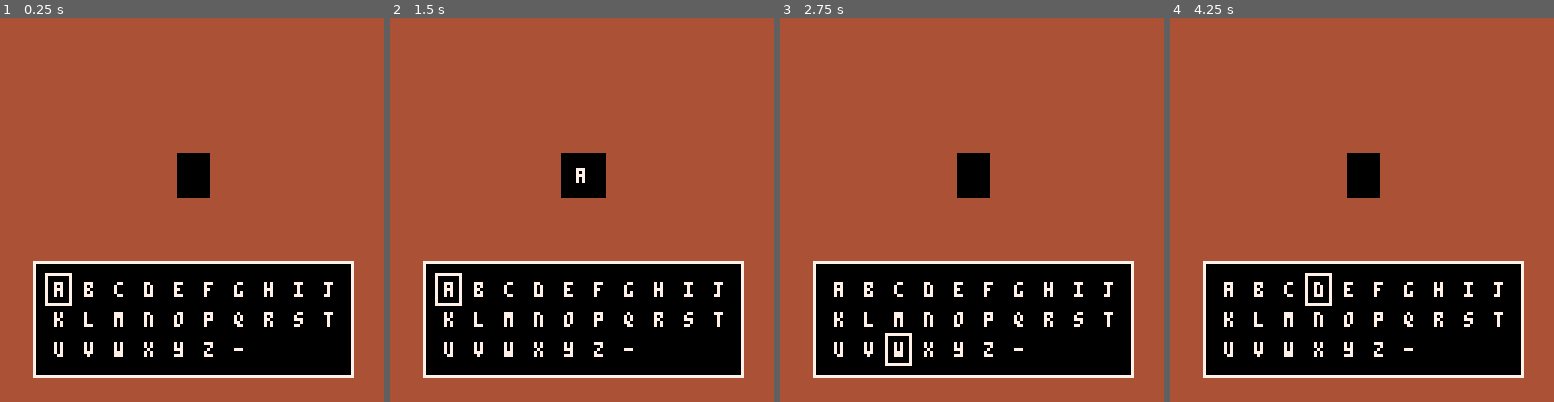
Above: before the commit, frames 1-4 (left to right).
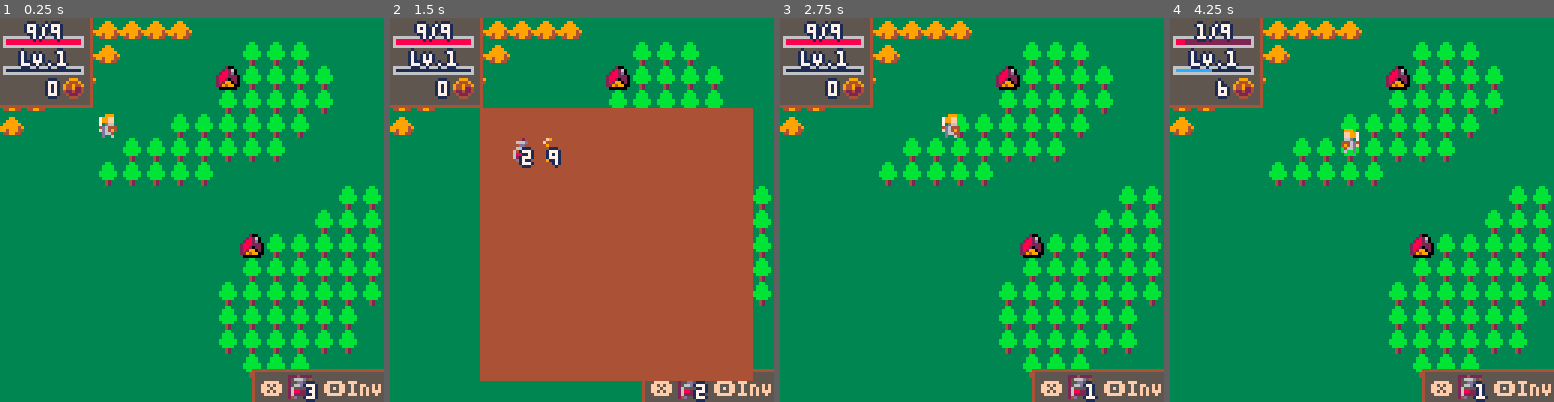
Above: after the commit, the same moments.

Repository: aureliendossantos/tinytale-pico-8
Game: PICO-8 cartridge tinytale.p8
The game is run twice, just before and just after one commit, with the same random seed, the same clock (stepped at 60 frames per second) and the same inputs.
Inputs:
- Up to frame 1 (0.25 s): no input
- Up to frame 2 (1.5 s): tap X (X key) at 0.33, 1.07 s; tap O (Z key) at 0.7 s
- Up to frame 3 (2.75 s): hold Right 1.6-2.1 s; tap O (Z key) at 1.7, 2.1, 2.5 s; tap X (X key) at 1.85 s; hold Up 2.15-2.42 s; hold Right from 2.47 s (still down)
- Up to frame 4 (4.25 s): tap O (Z key) every 0.4 s from 2.9 to 4.1 s; tap X (X key) at 2.97, 4.08 s; release Right at 3.03 s; hold Left 3.08-3.58 s; hold Down 3.63-3.97 s; hold Right from 4.02 s (still down)

The runs differ from the first frame. In frame 1, 99% of the frame differs, in the area x 0-100%, y 0-100%; in frame 2, 71%; in frame 3, 99%; in frame 4, 99%.

Commit message:
hud, animations

Diff:
--- /dev/null
+++ b/actions.lua
@@ -0,0 +1,4 @@
+function heal(amount)
+    sfx(0)
+    p.hp += amount
+end
--- a/battles.lua
+++ b/battles.lua
@@ -1,27 +1,37 @@
 function battle()
-    sfx(0)
 
-    local enemy = clone_table(enemies[rnd(terrains[cur_terrain].enemies)])
-    --battle loop
-    while not should_battle_end(enemy) do
-        attack(p, enemy)
-        if should_battle_end(enemy) then
-            break
+    enemy = clone_table(enemies[rnd(terrains[cur_terrain].enemies)])
+
+    if p.anim_timer > 0.7 then
+        sfx(0)
+        --battle loop
+        while not should_battle_end(enemy) do
+            attack(p, enemy)
+            if should_battle_end(enemy) then
+                break
+            end
+            attack(enemy, p)
         end
-        attack(enemy, p)
+        --battle end message
+        if p.hp <= 0 then
+            add(log, enemy.name.." has slained "..p.name.."...")
+        else
+            add(log, p.name.." has slained a "..enemy.name)
+        end
+        --rewards
+        p.exp += enemy.exp
+        p.gold += enemy.gold
+        --reset
+        enemy = nil
+        steps = 0
+        steps_goal_set = false
     end
-    --battle end message
-    if p.hp <= 0 then
-        add(log, enemy.name.." has slained "..p.name.."...")
-    else
-        add(log, p.name.." has slained a "..enemy.name)
+end
+
+function draw_battle()
+    if enemy then
+        spr(enemy.spr, p.x*8 - p.ox/2, p.y*8 - p.oy/2)
     end
-
-    p.exp += enemy.exp
-    p.gold += enemy.gold
-
-    steps = 0
-    steps_goal_set = false
 end
 
 function should_battle_end(enemy)
--- a/database.lua
+++ b/database.lua
@@ -2,16 +2,23 @@
 
 --player properties
 p = {
-    x = 3,
-    y = 3,
+    x = 4,
+    y = 4,
+    ox = 0,
+    oy = 0,
+    start_ox = 0,
+    start_oy = 0,
+    flip = false,
+    anim_timer = 0,
     name = "player",
-    level = 1
+    level = 1,
+    gold = 0
 }
 
 --evolution curves
 --base that will be altered by equipment
 function calc_hp_curve()
-    return 5 + 5 * p.level
+    return 4 + 5 * p.level
 end
 function calc_exp_curve()
     return 100 * p.level
@@ -20,18 +27,17 @@
     return 1 * p.level
 end
 
-inv = {
-    {1, 3},
-    {2, 9}
-}
-
 items = {
     {
         name = "pOTION",
-        spr = 32
+        posessed = 3,
+        spr = 32,
+        type = "consumable",
+        effect = function() heal(5) end
     },
     {
         name = "kEY",
+        posessed = 9,
         spr = 33
     }
 }
@@ -39,6 +45,7 @@
 enemies = {
     {
         name = "slime",
+        spr = 17,
         hp = 1,
         damage = 1,
         exp = 10,
@@ -46,7 +53,8 @@
     },
     {
         name = "goblin",
-        hp = 2,
+        spr = 18,
+        hp = 3,
         damage = 2,
         exp = 25,
         gold = 3
--- /dev/null
+++ b/easing.lua
@@ -0,0 +1,104 @@
+-- easing functions
+-- doc_robs
+
+-- easing(t,b,c,d)
+-- t = current time
+-- b = starting location
+-- c = change in location
+-- d = total time to finish
+
+function linear_easing(t,b,c,d)
+ return c * t / d + b
+end
+
+function quad_in(t,b,c,d)
+ t /= d
+    return c*t*t + b
+end
+
+function quad_out(t,b,c,d)
+ t /= d
+    return -c * t*(t-2) + b
+end
+
+function quad_in_out(t,b,c,d)
+ t /= d/2
+    if (t < 1) return c/2*t*t + b
+    t-=1
+    return -c/2 * (t*(t-2) - 1) + b
+end
+
+function cubic_in(t,b,c,d)
+ t /= d
+    return c*t*t*t + b
+end
+
+function cubic_out(t,b,c,d)
+ t /= d
+    t-=1
+    return c*(t*t*t + 1) + b
+end
+
+function cubic_in_out(t,b,c,d)
+ t /= d/2
+    if (t < 1) return c/2*t*t*t + b
+    t-=2
+    return c/2*(t*t*t + 2) + b
+end
+
+function circular_in(t,b,c,d)
+ t /= d
+    return -c * (sqrt(1 - t*t) - 1) + b
+end
+
+function circular_out(t,b,c,d)
+ t /= d
+    t-=1
+    return c * sqrt(1 - t*t) + b
+end
+
+function circular_in_out(t,b,c,d)
+ t /= d/2
+    if (t < 1) return -c/2 * (sqrt(1 - t*t) - 1) + b
+    t-=2
+    return c/2 * (sqrt(1 - t*t) + 1) + b
+end
+
+function bounce_out(t,b,c,d)
+    t/=d
+    if t < (1/2.75) then
+        return c*(7.5625*t*t) + b
+    elseif (t < (2/2.75)) then
+        t-=(1.5/2.75)
+        return c*(7.5625*t*t + 0.75) + b
+    elseif (t < (2.5/2.75)) then
+     t-=(2.25/2.75)
+        return c*(7.5625*t*t + 0.9375) + b
+    else
+        t-=(2.625/2.75)
+        return c*(7.5625*t*t + 0.984375) + b
+    end
+end
+
+function elastic_out(t,b,c,d)
+    t/=d
+    local ts = t * t
+ local tc = ts*t
+ return b+c*(33*tc*ts + -106*ts*ts + 126*tc + -67*ts + 15*t)
+end
+
+function elastic_in_out(t,b,c,d)
+    t/=d
+    local ts = t * t
+ local tc = ts*t
+ if t<0.3 then
+     return b+c*(56*tc*ts + -105*ts*ts + 60*tc + -10*ts + 0*t)
+ elseif t>0.7 then
+  return b+c*(56*tc*ts + -175*ts*ts + 200*tc + -100*ts + 20*t)
+ else
+        lt=(t-0.3)/0.4
+        lc=0.98884*c
+        lb=b+lc*(0.00558)
+     return lc * lt + lb
+ end
+end
--- a/hud.lua
+++ b/hud.lua
@@ -2,49 +2,92 @@
     log_opened = false
     log_y = 128
     menuitem(2, "event log", function() toggle_log() end)
+
+    bar = {timer = 0}
+
+    function bar:new(value)
+        new_bar = {
+            start = value,
+            printed = value,
+            final_value = value
+        }
+        setmetatable(new_bar, self)
+        self.__index = self
+        return new_bar
+    end
+
+    function bar:update(monitored_value)
+        --example: if current value different from real hp
+        if self.final_value ~= monitored_value then
+            self.timer = 0
+            self.start = self.printed
+            self.final_value = monitored_value
+        end
+        --timer 1 = end of animation
+        self.timer = min(1, self.timer + 0.05)
+        self.printed = circular_out(self.timer, self.start, self.final_value - self.start, 1)
+    end
+
+    hp_bar = bar:new(p.hp)
+    exp_bar = bar:new(p.exp)
+    gold_bar = bar:new(p.gold)
 end
 
 function update_hud()
+    hp_bar:update(p.hp)
+    exp_bar:update(p.exp)
+    gold_bar:update(p.gold)
+
     update_log()
 end
 
 function draw_hud()
     draw_player_status()
+    draw_inventory_corner()
     draw_log()
 end
 
 function draw_player_status()
     local w = 30
-    local h = 27
-    --[[
+    local h = 29
+
     rect(-1, -1, w, h, 4)
-    fillp(0b1010010110100101.1)
     rectfill(0, 0, w-1, h-1, 5)
-    fillp(0)
-    --]]
-    rect(1, 4, w-2, 7, 6)
-    rectfill(2, 5, 27, 6, 8)
-    rect(1, 13, w-2, 15, 6)
-    line(2, 14, 27, 14, 12)
-    local y = 18
-    for i=1,19,9 do
-        spr(35, i, y)
-    end
-    spr(32, 1, y)
-    spr(33, 10, y)
-    for entry in all(inv) do
-        if entry[1] == 1 then
-            print_shaded(entry[2], 3, y+4)
-        elseif entry[1] == 2 then
-            print_shaded(entry[2], 12, y+4)
-        end
-    end
-    spr(34, 19, y)
-    print_shaded(p.gold, 21, y+4, 7)
-    local hp = p.hp.."/"..p.hp_max
-    print_shaded(hp, 4, 2, 7)
-    print_shaded(p.exp.."/"..p.exp_max, 4, 10, 7)
-    --print("lv."..p.level, 1, 14, 9)
+
+    draw_bar(1, 6, 27, 2, hp_bar.printed, p.hp_max, 8, 2)
+    local str = flr(hp_bar.printed).."/"..p.hp_max
+    print_shaded(str, 15-#str*2, 2, 7)
+
+    draw_bar(1, 16, 27, 1, exp_bar.printed, calc_exp_curve(), 12, 1)
+    str = "lV."..p.level
+    print_shaded(str, 15-#str*2, 11, 9)
+
+    local y = 20
+    spr(34, 21, y)
+    str = tostr(ceil(gold_bar.printed))
+    print_shaded(str, 20-#str*4, y+1, 7)
+end
+
+function draw_bar(x, y, w, h, cur_value, max_value, fill_col, back_col)
+    rectfill(x, y+1, 27, y+h, back_col)
+    rectfill(x, y+1, 1 + cur_value * (w-1) / max_value, y+h, fill_col)
+    rect(x, y, w, y+h+1, 6)
+end
+
+function draw_inventory_corner()
+    local x = 84
+    local y = 117
+    rect(x, y, 128, 128, 4)
+    rectfill(x+1, y+1, 128, 128, 5)
+    x += 3
+    y += 2
+    print("❎", x, y+2, 15)
+    x += 9
+    spr(35, x, y)
+    spr(32, x, y)
+    print_shaded(items[1].posessed, x+6, y+3)
+    x += 12
+    print("🅾️iNV", x, y+2, 15)
 end
 
 function toggle_log()
--- a/inventory.lua
+++ b/inventory.lua
@@ -1,28 +1,34 @@
 function init_inventory()
+    inv_x, inv_y, inv_w, inv_h = 128, 30, 90, 90
     inventory_opened = false
-    menuitem(1, "inventory", function() toggle_inventory() end)
 end
 
-function toggle_inventory()
-    inventory_opened = not inventory_opened
+function open_inventory()
     log_opened = false
+    _upd = update_inventory
+    inv_x = 30
+end
+
+function close_inventory()
+    _upd = update_map
+    inv_x = 128
 end
 
 function update_inventory()
-    if inventory_opened then
-        if (btn(🅾️)) toggle_inventory()
-    end
+    --change of scene:
+    if (btnp_o) close_inventory()
 end
 
 function draw_inventory()
-    if inventory_opened then
-        local x, y, w, h = 30, 30, 90, 90
-        rectfill(x, y, x+w, y+h, 4)
-        for entry in all(inv) do
-            local item = items[entry[1]]
-            spr(item.spr, x+10, y+10)
-            print(entry[2], x+12, y+14, 7)
-            x += 9
+    local x, y, w, h = inv_x, inv_y, inv_w, inv_h
+    rectfill(x, y, x+w, y+h, 4)
+    for item in all(items) do
+        if item.posessed then
+            if item.posessed > 0 then
+                spr(item.spr, x+10, y+10)
+                print_shaded(item.posessed, x+14, y+14)
+                x += 9
+            end
         end
     end
 end
--- a/main_loop.lua
+++ b/main_loop.lua
@@ -1,6 +1,6 @@
 function _init()
     init_database()
-    test_mode = false
+    test_mode = true
     if test_mode == true then
         go_to_map()
     else
@@ -16,13 +16,8 @@
     _drw = draw_map
 end
 
-function _update()
-    if not inventory_opened then
-        btn_up,btn_left,btn_down,btn_right=btn(⬆️),btn(⬅️),btn(⬇️),btn(➡️)
-        btnp_up,btnp_left,btnp_down,btnp_right=btnp(⬆️),btnp(⬅️),btnp(⬇️),btnp(➡️)
-        btn_x,btn_o=btn(❎),btn(🅾️)
-        btnp_x,btnp_o=btnp(❎),btnp(🅾️)
-    end
+function _update60()
+    update_buttons()
     _upd()
 end
 
--- /dev/null
+++ b/player.lua
@@ -0,0 +1,57 @@
+function init_player()
+    local hp = calc_hp_curve()
+    p.hp, p.hp_max = hp, hp
+    p.exp, p.exp_max = 0, calc_exp_curve()
+    p.damage = calc_damage_curve()
+end
+
+function update_player_stats()
+    if p.exp >= p.exp_max then
+        add(log, "level up!")
+        p.exp = 0
+        p.level += 1
+        p.exp_max = calc_exp_curve()
+        p.hp_max = calc_hp_curve()
+        p.hp = p.hp_max
+        p.damage = calc_damage_curve()
+    end
+    p.hp = mid(0, p.hp, p.hp_max)
+end
+
+function player_movement()
+    newx, newy = p.x, p.y
+    local dirx, diry = {-1, 1, 0, 0}, {0, 0, -1, 1}
+    for i=1,4 do
+        if btn(i-1) then
+            local dirx, diry = dirx[i], diry[i]
+            newx += dirx
+            newy += diry
+            newox = -dirx*8
+            newoy = -diry*8
+            if (dirx < 0) p.flip = true
+            if (dirx > 0) p.flip = false
+            break --can't register multiple buttons
+        end
+    end
+    if (newx ~= p.x or newy ~= p.y) and can_move() then
+        p.x, p.y = newx, newy
+        p.start_ox, p.start_oy = newox, newoy
+        p.anim_timer = 0
+        steps += 1
+    end
+end
+
+function player_animation()
+    p.anim_timer = min(p.anim_timer + 0.075, 1)
+    p.ox = p.start_ox * (1 - p.anim_timer)
+    p.oy = p.start_oy * (1 - p.anim_timer)
+    if p.anim_timer == 1 then
+        p.busy = false
+    else
+        p.busy = true --won't move or do other actions while busy
+    end
+end
+
+function draw_player()
+    spr(16, p.x*8 + p.ox, p.y*8 + p.oy, 1, 1, p.flip)
+end
--- a/player_stats.lua
+++ /dev/null
@@ -1,19 +0,0 @@
-function init_player_stats()
-    local hp = calc_hp_curve()
-    p.hp, p.hp_max = hp, hp
-    p.exp, p.exp_max = 0, calc_exp_curve()
-    p.damage = calc_damage_curve()
-    p.gold = 0
-end
-
-function update_player_stats()
-    if p.exp >= p.exp_max then
-        add(log, "level up!")
-        p.exp = 0
-        p.level += 1
-        p.exp_max = calc_exp_curve()
-        p.hp_max = calc_hp_curve()
-        p.hp = p.hp_max
-        p.damage = calc_damage_curve()
-    end
-end
--- a/scene_map.lua
+++ b/scene_map.lua
@@ -1,5 +1,5 @@
 function init_map()
-    init_player_stats()
+    init_player()
     init_inventory()
     init_hud()
     steps = 0
@@ -9,7 +9,7 @@
 end
 
 function update_map()
-    player_movement()
+    if (not p.busy) player_movement()
     update_terrain_number()
     if not steps_goal_set or terrain_changed then
         new_steps_goal()
@@ -17,20 +17,20 @@
     if steps_goal_set and steps >= steps_goal then
         battle()
     end
+    update_hud()
+    update_quick_item()
     update_player_stats()
-    update_hud()
-    update_inventory()
+    player_animation()
+    --change of scene:
+    if (btnp_o) open_inventory()
 end
 
-function player_movement()
-    newx, newy = p.x, p.y
-    if (btnp_up) newy -= 1
-    if (btnp_down) newy += 1
-    if (btnp_left) newx -= 1
-    if (btnp_right) newx += 1
-    if (newx ~= p.x or newy ~= p.y) and can_move() then
-        p.x, p.y = newx, newy
-        steps += 1
+function update_quick_item()
+    if btnp_x then
+        if items[1].posessed > 0 then
+            items[1].effect()
+            items[1].posessed -= 1
+        end
     end
 end
 
@@ -48,17 +48,21 @@
 
 function new_steps_goal()
     local t = terrains[cur_terrain]
-    local lower, upper = t.min_steps, t.max_steps
-    local difference = upper - lower
-    steps_goal = lower + flr(rnd(difference + 1))
-
-    steps_goal_set = true
+    if t then
+        local lower, upper = t.min_steps, t.max_steps
+        local difference = upper - lower
+        steps_goal = lower + flr(rnd(difference + 1))
+        steps_goal_set = true
+    else
+        steps_goal_set = false
+    end
 end
 
 function draw_map()
     cls()
     map()
-    spr(16, p.x*8, p.y*8)
+    draw_player()
+    draw_battle()
     draw_hud()
     draw_inventory()
 end
--- a/tinytale.p8
+++ b/tinytale.p8
@@ -4,13 +4,15 @@
 --tinytale
 --aurelien dos santos
 
+#include actions.lua
 #include battles.lua
 #include database.lua
+#include easing.lua
 #include hud.lua
 #include inventory.lua
 #include main_loop.lua
 #include picoboard.lua
-#include player_stats.lua
+#include player.lua
 #include scene_map.lua
 #include title.lua
 #include tools.lua
@@ -39,18 +41,33 @@
 
 
 
+…(8 lines of a section not shown)…
 __gff__
-0002040100000000000000000000000000000000000000000000000000000000000000000000000000000000000000000000000000000000000000000000000000000000000000000000000000000000000000000000000000000000000000000000000000000000000000000000000000000000000000000000000000000000
+0002040180000000000000000000000000000000000000000000000000000000000000000000000000000000000000000000000000000000000000000000000000000000000000000000000000000000000000000000000000000000000000000000000000000000000000000000000000000000000000000000000000000000
 0000000000000000000000000000000000000000000000000000000000000000000000000000000000000000000000000000000000000000000000000000000000000000000000000000000000000000000000000000000000000000000000000000000000000000000000000000000000000000000000000000000000000000
 __map__
-0103030303030303010101010101010100000000000000000000000000000000000000000000000000000000000000000000000000000000000000000000000000000000000000000000000000000000000000000000000000000000000000000000000000000000000000000000000000000000000000000000000000000000
-0303030303010101010102020201010100000000000000000000000000000000000000000000000000000000000000000000000000000000000000000000000000000000000000000000000000000000000000000000000000000000000000000000000000000000000000000000000000000000000000000000000000000000
-0303030301010101010102020202010100000000000000000000000000000000000000000000000000000000000000000000000000000000000000000000000000000000000000000000000000000000000000000000000000000000000000000000000000000000000000000000000000000000000000000000000000000000
-0303010101010101010202020202010100000000000000000000000000000000000000000000000000000000000000000000000000000000000000000000000000000000000000000000000000000000000000000000000000000000000000000000000000000000000000000000000000000000000000000000000000000000
-0301010101010102020202020201010100000000000000000000000000000000000000000000000000000000000000000000000000000000000000000000000000000000000000000000000000000000000000000000000000000000000000000000000000000000000000000000000000000000000000000000000000000000
-0101010101020202020202020101010100000000000000000000000000000000000000000000000000000000000000000000000000000000000000000000000000000000000000000000000000000000000000000000000000000000000000000000000000000000000000000000000000000000000000000000000000000000
-0101010102020202020101010101010100000000000000000000000000000000000000000000000000000000000000000000000000000000000000000000000000000000000000000000000000000000000000000000000000000000000000000000000000000000000000000000000000000000000000000000000000000000
-0101010101010101010101010101010100000000000000000000000000000000000000000000000000000000000000000000000000000000000000000000000000000000000000000000000000000000000000000000000000000000000000000000000000000000000000000000000000000000000000000000000000000000
-0101010101010101010101010101010100000000000000000000000000000000000000000000000000000000000000000000000000000000000000000000000000000000000000000000000000000000000000000000000000000000000000000000000000000000000000000000000000000000000000000000000000000000
+0103030303030303010101010101010101010101010101010101010101010100000000000000000000000000000000000000000000000000000000000000000000000000000000000000000000000000000000000000000000000000000000000000000000000000000000000000000000000000000000000000000000000000
+0303030303010101010102020201010101010101010101010101010101010100000000000000000000000000000000000000000000000000000000000000000000000000000000000000000000000000000000000000000000000000000000000000000000000000000000000000000000000000000000000000000000000000
+0303030301010101010402020202010101010101010101010101010101010100000000000000000000000000000000000000000000000000000000000000000000000000000000000000000000000000000000000000000000000000000000000000000000000000000000000000000000000000000000000000000000000000
+0303010101010101010202020202010101010101010101010101010101010100000000000000000000000000000000000000000000000000000000000000000000000000000000000000000000000000000000000000000000000000000000000000000000000000000000000000000000000000000000000000000000000000
+0301010101010102020202020201010101020202010101010101010101010100000000000000000000000000000000000000000000000000000000000000000000000000000000000000000000000000000000000000000000000000000000000000000000000000000000000000000000000000000000000000000000000000
+0101010101020202020202020101010101020202020101010101010101010100000000000000000000000000000000000000000000000000000000000000000000000000000000000000000000000000000000000000000000000000000000000000000000000000000000000000000000000000000000000000000000000000
+0101010102020202020101010101010102020202020101010101010101010100000000000000000000000000000000000000000000000000000000000000000000000000000000000000000000000000000000000000000000000000000000000000000000000000000000000000000000000000000000000000000000000000
+0101010101010101010101010101020202020202020101010101010101010100000000000000000000000000000000000000000000000000000000000000000000000000000000000000000000000000000000000000000000000000000000000000000000000000000000000000000000000000000000000000000000000000
+0101010101010101010101010102020202020202010101010101010101010100000000000000000000000000000000000000000000000000000000000000000000000000000000000000000000000000000000000000000000000000000000000000000000000000000000000000000000000000000000000000000000000000
+0101010101010101010104020202020202020201010101010101010101010100000000000000000000000000000000000000000000000000000000000000000000000000000000000000000000000000000000000000000000000000000000000000000000000000000000000000000000000000000000000000000000000000
+0101010101010101010102020202020202010101010101010101010101010100000000000000000000000000000000000000000000000000000000000000000000000000000000000000000000000000000000000000000000000000000000000000000000000000000000000000000000000000000000000000000000000000
+0101010101010101010202020202020201010101010101010101010101010100000000000000000000000000000000000000000000000000000000000000000000000000000000000000000000000000000000000000000000000000000000000000000000000000000000000000000000000000000000000000000000000000
+0101010101010101010202020202020101010101010101010101010101010100000000000000000000000000000000000000000000000000000000000000000000000000000000000000000000000000000000000000000000000000000000000000000000000000000000000000000000000000000000000000000000000000
+0101010101010101010202020202020101010101010101010101010101010100000000000000000000000000000000000000000000000000000000000000000000000000000000000000000000000000000000000000000000000000000000000000000000000000000000000000000000000000000000000000000000000000
+0101010101010101010102020201010101010101010101010101010101010100000000000000000000000000000000000000000000000000000000000000000000000000000000000000000000000000000000000000000000000000000000000000000000000000000000000000000000000000000000000000000000000000
+0101010101010101010101010101010101010101010101010101010101010100000000000000000000000000000000000000000000000000000000000000000000000000000000000000000000000000000000000000000000000000000000000000000000000000000000000000000000000000000000000000000000000000
 
 
--- a/tools.lua
+++ b/tools.lua
@@ -16,5 +16,15 @@
 
 function print_shaded(text, x, y)
     print(text, x+1, y, 1)
+    print(text, x-1, y, 1)
+    print(text, x, y+1, 1)
+    print(text, x, y-1, 1)
     print(text, x, y, 7)
 end
+
+function update_buttons()
+    --buttons aliases
+    btn_up,btn_left,btn_down,btn_right=btn(⬆️),btn(⬅️),btn(⬇️),btn(➡️)
+    btnp_up,btnp_left,btnp_down,btnp_right=btnp(⬆️),btnp(⬅️),btnp(⬇️),btnp(➡️)
+    btn_x,btn_o,btnp_x,btnp_o=btn(❎),btn(🅾️),btnp(❎),btnp(🅾️)
+end
Not shown, changed: 24 lines of the sprite sheet (__gfx__) section of tinytale.p8
